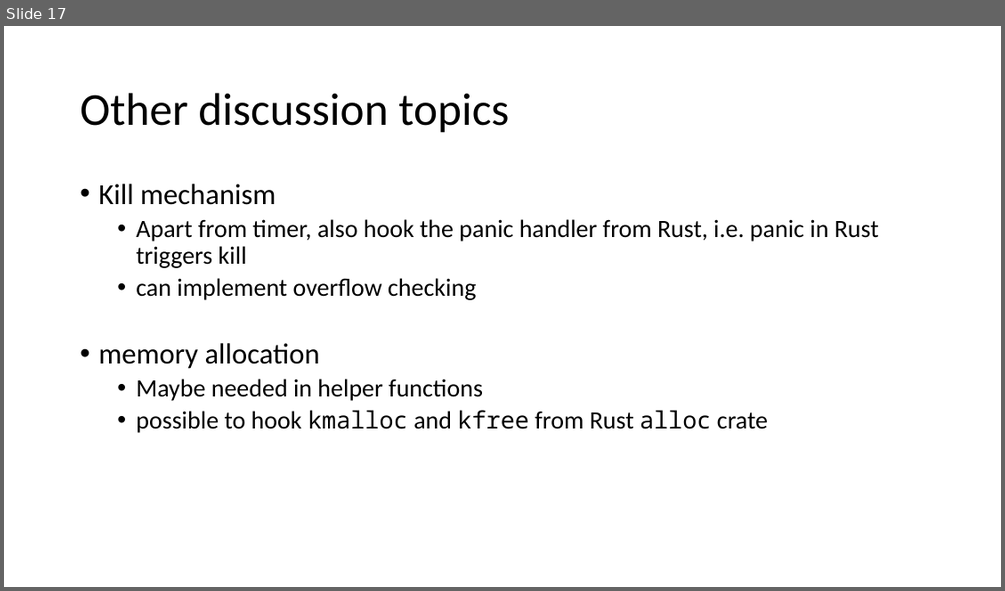
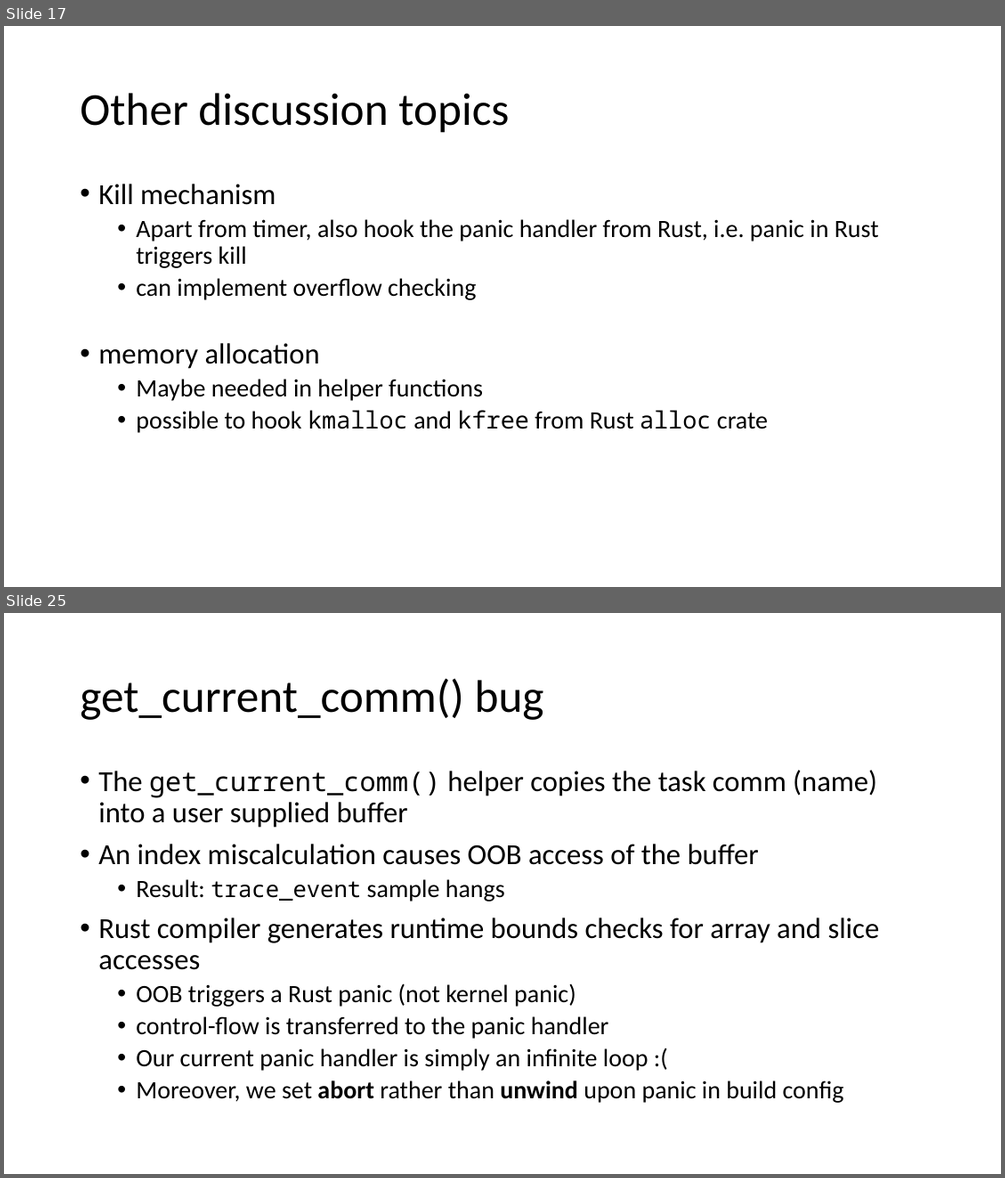
Before and after one commit to tianyin/rex, a slide deck: docs/progress.pptx. Shown one above the other, each under a label of ours: slide 17 before the commit, slides 17 and 25 after it; the slides between them are not shown. The pictures are 1005x591 and 1005x1178 pixels, drawn with LibreOffice and Linux fonts; fonts in the diff are those of the drawing. Boxes give left, top, right and bottom in pixels: in the first picture for what was removed or moved away, otherwise in the second. Text is boxed around its words. In the diff, an @@ line names an element or a change of style, - is before the commit and + after.

```diff
--- a/docs/progress.pptx
+++ b/docs/progress.pptx
@@ slide 25 added at [4, 613, 1001, 1174], background #FFFFFF @@
@@ title added at [80, 678, 544, 720], 44 pt, text #000000 @@
+get_current_comm() bug
@@ text added at [98, 770, 880, 1103], 24 pt, text #000000 @@
+• The get_current_comm() helper copies the task comm (name) into a user supplied buffer
+• An index miscalculation causes OOB access of the buffer
+  • Result: trace_event sample hangs
+• Rust compiler generates runtime bounds checks for array and slice accesses
+  • OOB triggers a Rust panic (not kernel panic)
+  • control-flow is transferred to the panic handler
+  • Our current panic handler is simply an infinite loop :(
+  • Moreover, we set abort rather than unwind upon panic in build config
```
Also in this commit, not shown: 9 other slides added.
